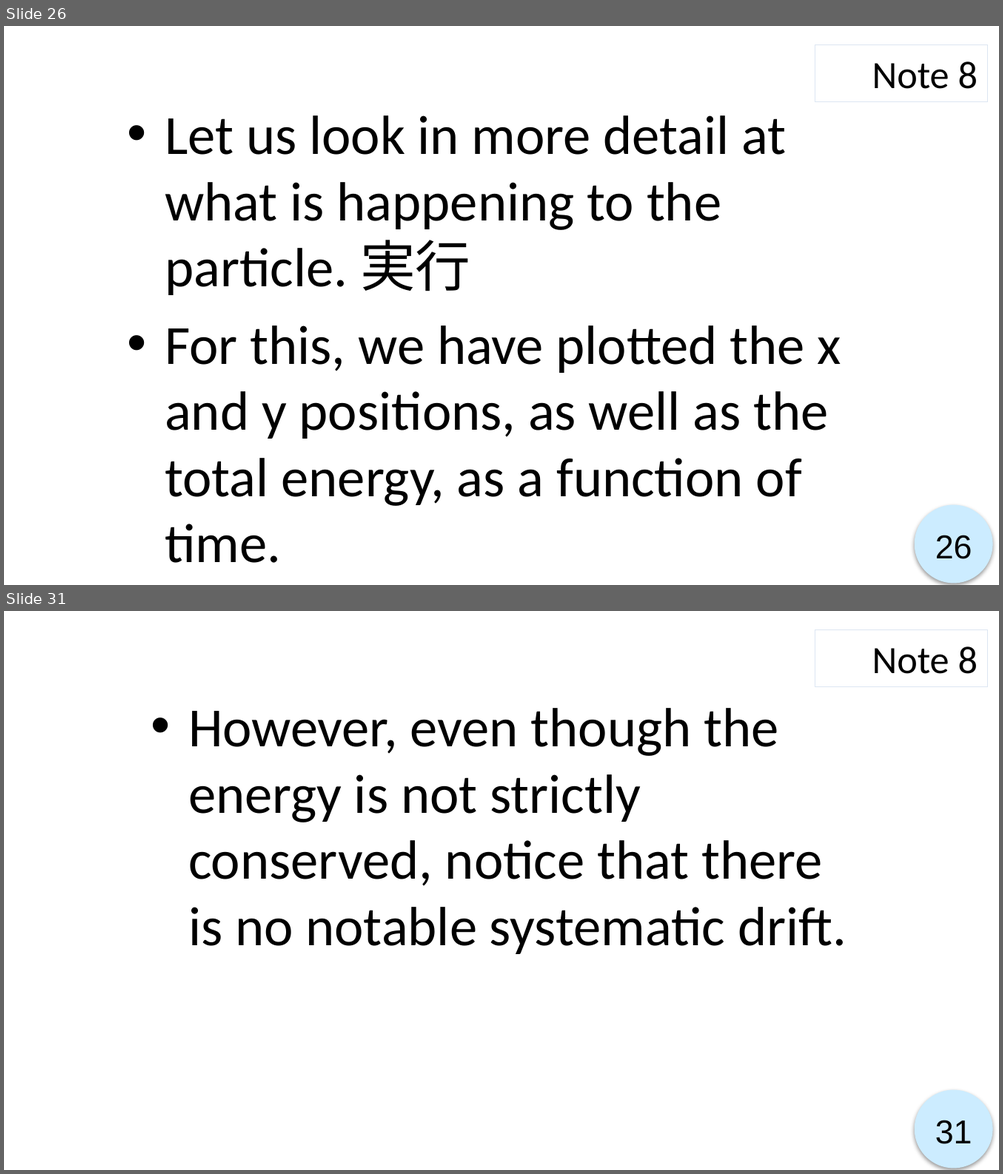
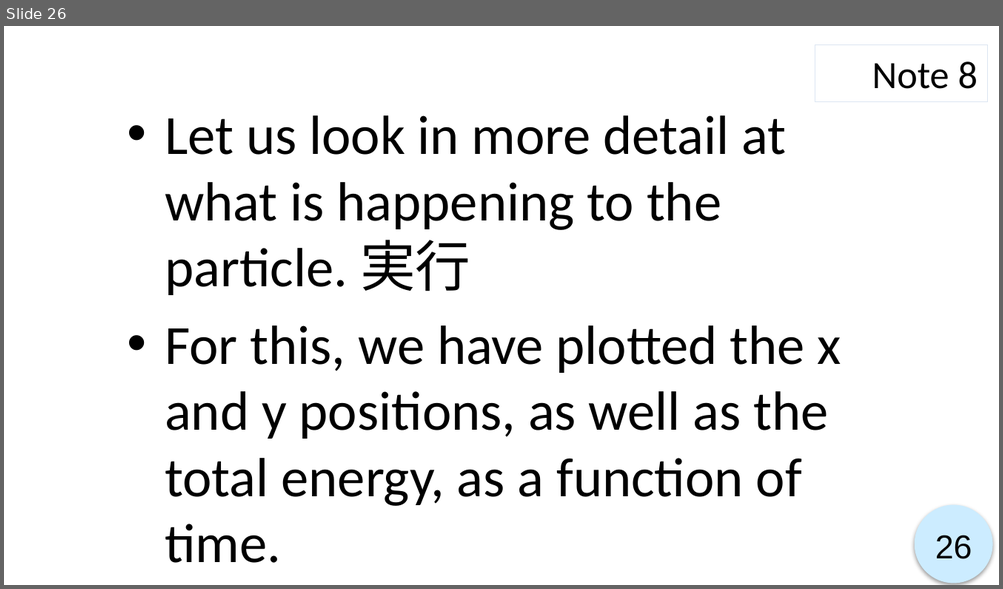
Before and after one commit to ryo0921/KyotoUx-009x, a slide deck: 01/Week 1-4_script.pptx. Shown one above the other, each under a label of ours: slides 26 and 31 before the commit, slide 26 after it; the slides between them are not shown. The pictures are 1003x1174 and 1003x589 pixels, drawn with LibreOffice and Linux fonts; fonts in the diff are those of the drawing. Boxes give left, top, right and bottom in pixels: in the first picture for what was removed or moved away, otherwise in the second. Text is boxed around its words. In the diff, an @@ line names an element or a change of style, - is before the commit and + after.

```diff
--- a/01/Week 1-4_script.pptx
+++ b/01/Week 1-4_script.pptx
@@ slide 31 removed at box(4, 611, 999, 1170), background #FFFFFF; not listed: 1 template element that a slide beside it also shows @@
@@ rectangle removed at box(814, 630, 987, 686) @@
-Note 8
@@ text removed at box(188, 708, 846, 954) @@
-• However, even though the energy is not strictly conserved, notice that there is no notable systematic drift.
@@ page number removed at box(935, 1120, 972, 1145) @@
-31
```
Also in this commit, not shown: 9 slides changed, 2 other slides removed, 41 other files.
